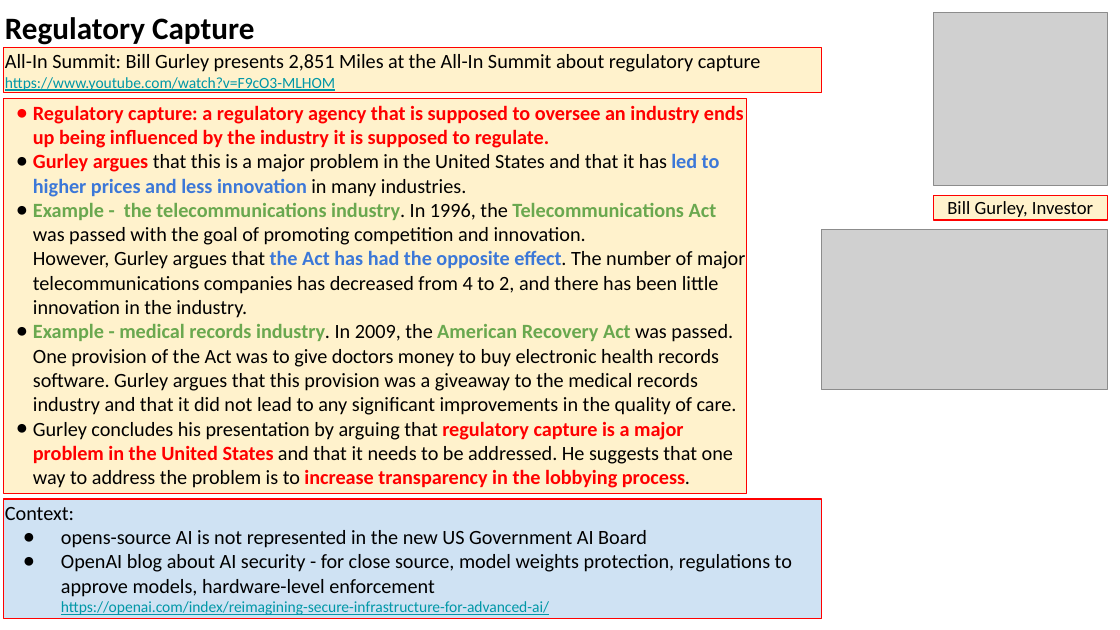
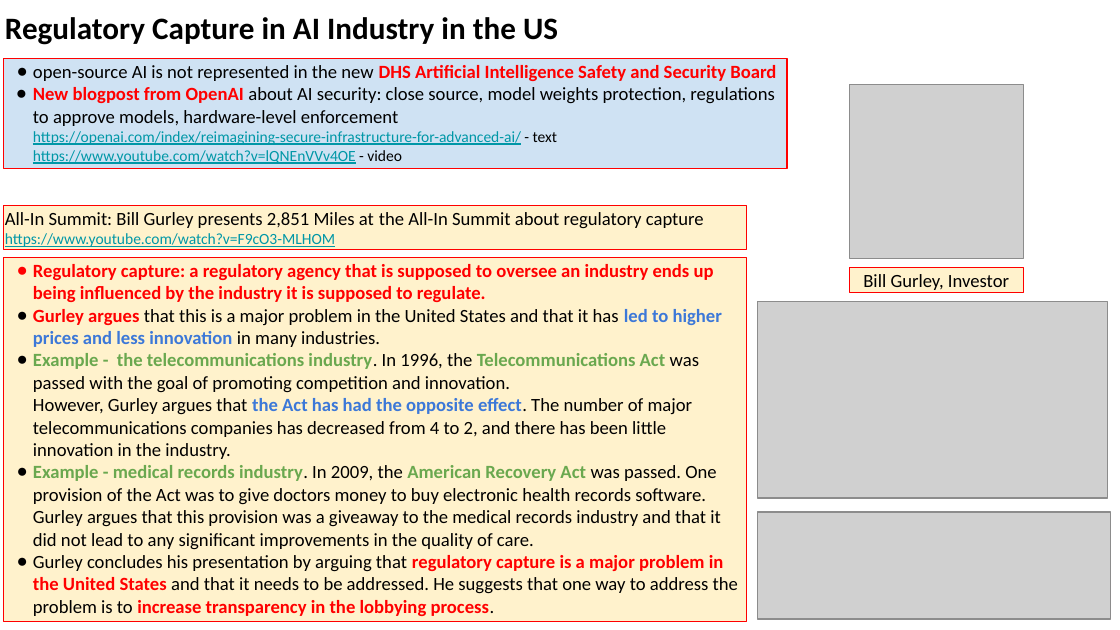
Before and after one commit to lselector/seminar, a slide deck: slide 8 of 2024/2024-05-10-AI-Updates.pptx (slide 7 before the commit). Drawn at 1120x630 pixels with LibreOffice and Linux fonts; fonts in the diff are those of the drawing; grey boxes stand for pictures. Boxes give left, top, right and bottom in pixels: in the first picture for what was removed or moved away, otherwise in the second. Text is boxed around its words. In the diff, an @@ line names an element or a change of style, - is before the commit and + after.

Commit message:
update

```diff
--- a/2024/2024-05-10-AI-Updates.pptx
+++ b/2024/2024-05-10-AI-Updates.pptx
@@ text at (5, 17, 558, 45): text changed @@
-Regulatory Capture
+Regulatory Capture in AI Industry in the US
@@ rectangle "open-source AI is not represented ...": place and size @@
-rectangle "open-source AI is not represented ..." at (3, 500, 821, 618)
+rectangle "open-source AI is not represented ..." at (3, 58, 786, 168)
@@ text in rectangle at (33, 65, 776, 164): text changed; size 13 to 12 pt @@
-Context:
-● opens-source AI is not represented in the new US Government AI Board
-● OpenAI blog about AI security - for close source, model weights protection, regulations to approve models, hardware-level enforcement
-  https://openai.com/index/reimagining-secure-infrastructure-for-advanced-ai/
+● open-source AI is not represented in the new DHS Artificial Intelligence Safety and Security Board
+● New blogpost from OpenAI about AI security: close source, model weights protection, regulations to approve models, hardware-level enforcement
+  https://openai.com/index/reimagining-secure-infrastructure-for-advanced-ai/ - text
+  https://www.youtube.com/watch?v=lQNEnVVv4OE - video
@@ picture: place and size @@
-picture at (934, 12, 1108, 186)
+picture at (850, 85, 1024, 259)
@@ rectangle "All-In Summit: Bill Gurley presents ...": place and size @@
-rectangle "All-In Summit: Bill Gurley presents ..." at (3, 47, 821, 93)
+rectangle "All-In Summit: Bill Gurley presents ..." at (3, 206, 746, 250)
@@ text in rectangle at (5, 212, 704, 229): size 13 to 12 pt in "All-In Summit: Bill Gurley presents 2,851 Miles ..." @@
@@ picture removed at (821, 230, 1107, 390) @@
@@ rectangle "Regulatory capture: a regulatory agency ...": place and size @@
-rectangle "Regulatory capture: a regulatory agency ..." at (3, 99, 746, 493)
+rectangle "Regulatory capture: a regulatory agency ..." at (3, 258, 746, 622)
@@ rectangle "Regulatory capture: a regulatory agency ..." at (3, 258, 746, 622): size 13 to 12 pt @@
@@ rectangle "Bill Gurley, Investor": place and size @@
-rectangle "Bill Gurley, Investor" at (934, 195, 1108, 220)
+rectangle "Bill Gurley, Investor" at (850, 268, 1024, 292)
@@ picture added at (757, 301, 1107, 497) @@
@@ picture added at (757, 512, 1110, 619) @@
```
Also in this commit, not shown: 2 other slides changed, 1 slide added.
